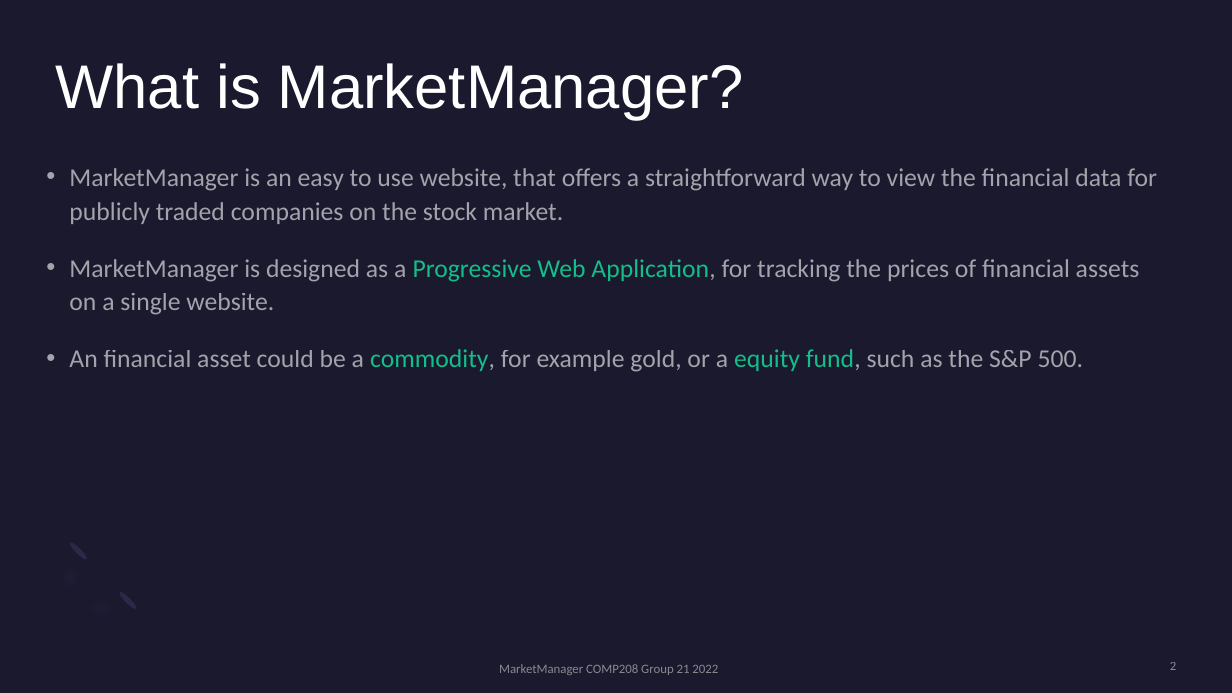
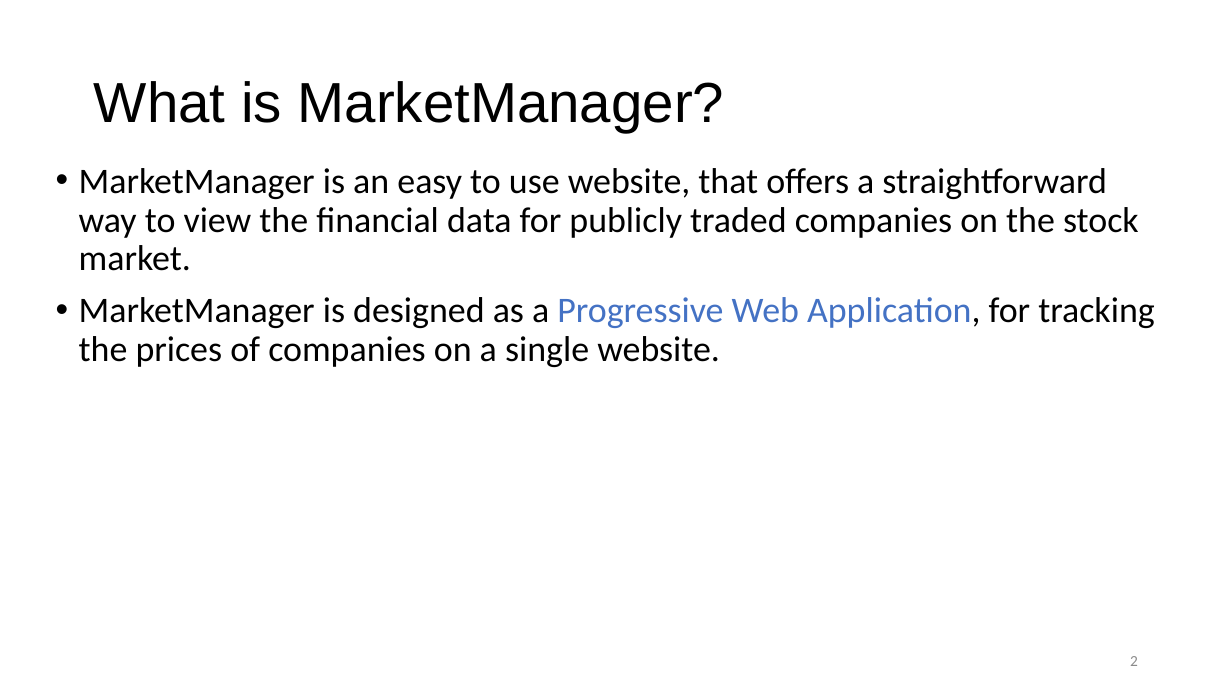
Before and after one commit to jash2002/MarketManager, a slide deck: slide 2 of docs/MarketManager Presentation.pptx. Drawn at 1232x693 pixels with LibreOffice and Linux fonts; fonts in the diff are those of the drawing. Boxes give left, top, right and bottom in pixels: in the first picture for what was removed or moved away, otherwise in the second. Text is boxed around its words. In the diff, an @@ line names an element or a change of style, - is before the commit and + after.

Commit message:
Updated presentation

```diff
--- a/docs/MarketManager Presentation.pptx
+++ b/docs/MarketManager Presentation.pptx
@@ background #1B192E to #FFFFFF @@
@@ title "What is MarketManager?": place and size @@
-title "What is MarketManager?" at (56,63,743,120)
+title "What is MarketManager?" at (94,81,725,132)
@@ title "What is MarketManager?" at (94,81,725,132): size 48 to 44 pt, text colour #FFFFFF to #000000; vertical alignment top to middle @@
@@ text at (79,168,1139,271): size 20 to 28 pt, text colour #FFFFFF at 60% opacity to #000000 in "MarketManager is an easy to use website, ..."; line spacing 1.1 to 0.9; less space between paragraphs @@
@@ text at (79,297,1154,367): text changed; size 20 to 28 pt; text colour #FFFFFF at 60% opacity to #000000 @@
-• MarketManager is designed as a Progressive Web Application, for tracking the prices of financial assets on a single website.
-• An financial asset could be a commodity, for example gold, or a equity fund, such as the S&P 500.
+• MarketManager is designed as a Progressive Web Application, for tracking the prices of companies on a single website.
@@ freeform shape removed at (36,538,140,642) @@
@@ ellipse removed at (68,540,89,561) @@
@@ ellipse removed at (117,590,138,611) @@
@@ page number: place and size @@
-page number at (1170,662,1176,670)
+page number at (1130,656,1138,666)
@@ page number at (1130,656,1138,666): size 10 to 12 pt, text colour #A6A6A6 at 80% opacity to #8C8C8C @@
@@ text removed at (499,664,718,675) @@
-MarketManager COMP208 Group 21 2022
```
Also in this commit, not shown: 7 other slides changed, 2 slides added, 4 other files.
